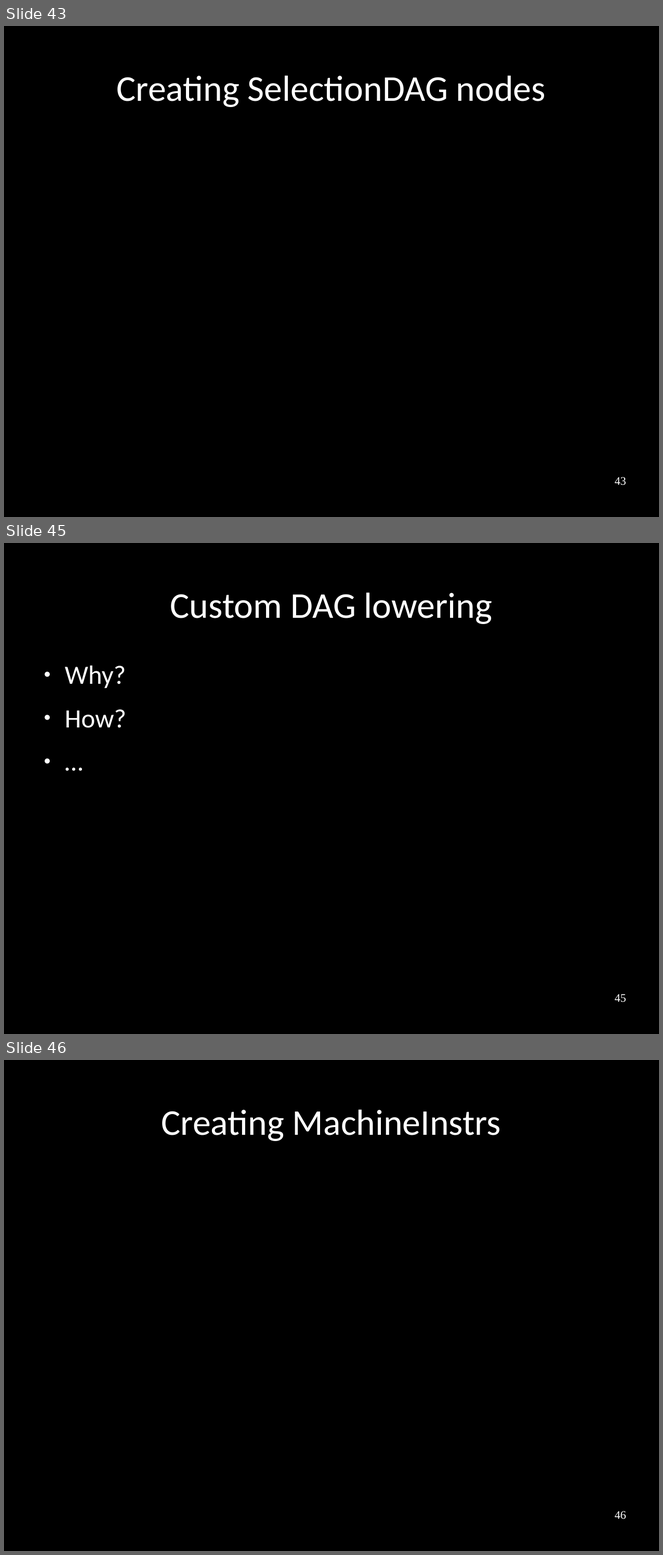
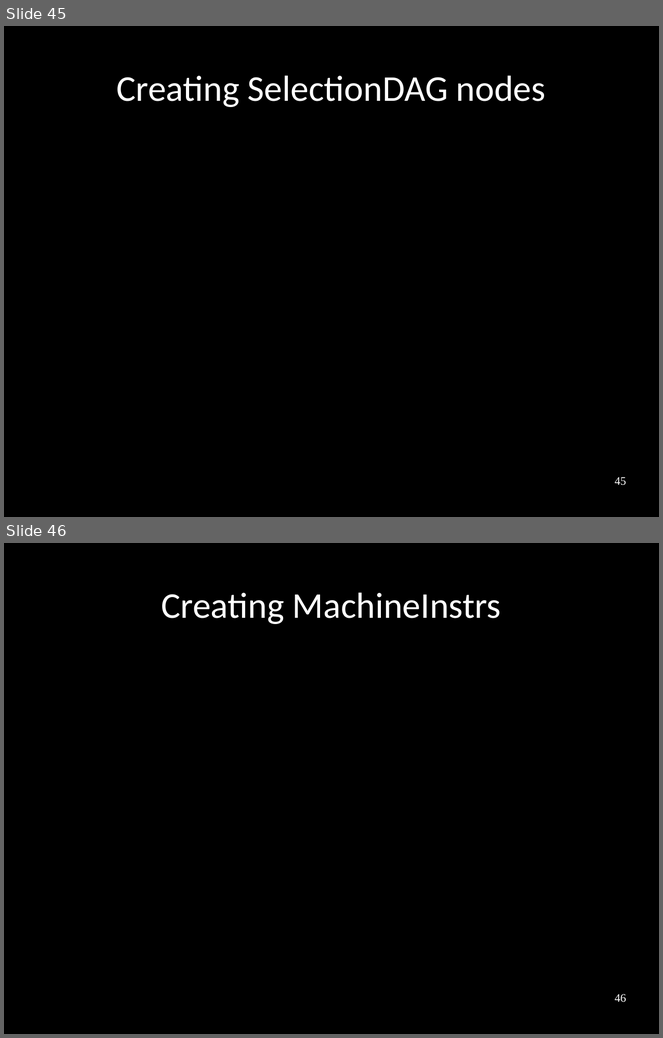
Before and after one commit to frasercrmck/llvm-leg, a slide deck: docs/Codeplay/Slides.odp. Shown one above the other, each under a label of ours: slides 43, 45 and 46 before the commit, slides 45 and 46 after it; the slides between them are not shown. The pictures are 663x1555 and 663x1038 pixels, drawn with LibreOffice and Linux fonts; fonts in the diff are those of the drawing. Boxes give left, top, right and bottom in pixels: in the first picture for what was removed or moved away, otherwise in the second. Text is boxed around its words. In the diff, an @@ line names an element or a change of style, - is before the commit and + after.

Commit message:
Custom DAG lowering.

```diff
--- a/docs/Codeplay/Slides.odp
+++ b/docs/Codeplay/Slides.odp
@@ slide 45 removed at (x1=4, y1=543, x2=659, y2=1034), background #000000 @@
@@ title removed at (x1=170, y1=592, x2=492, y2=624) @@
-Custom DAG lowering
@@ text removed at (x1=65, y1=665, x2=126, y2=728) @@
-● Why?
-● How?
-● …
@@ page number removed at (x1=615, y1=994, x2=626, y2=1003) @@
-45
@@ what was slide 43 is now slide 45 @@
@@ page number at (x1=615, y1=477, x2=626, y2=486): text changed @@
-43
+45
```
Also in this commit, not shown: 2 slides added, 1 other slide removed.
